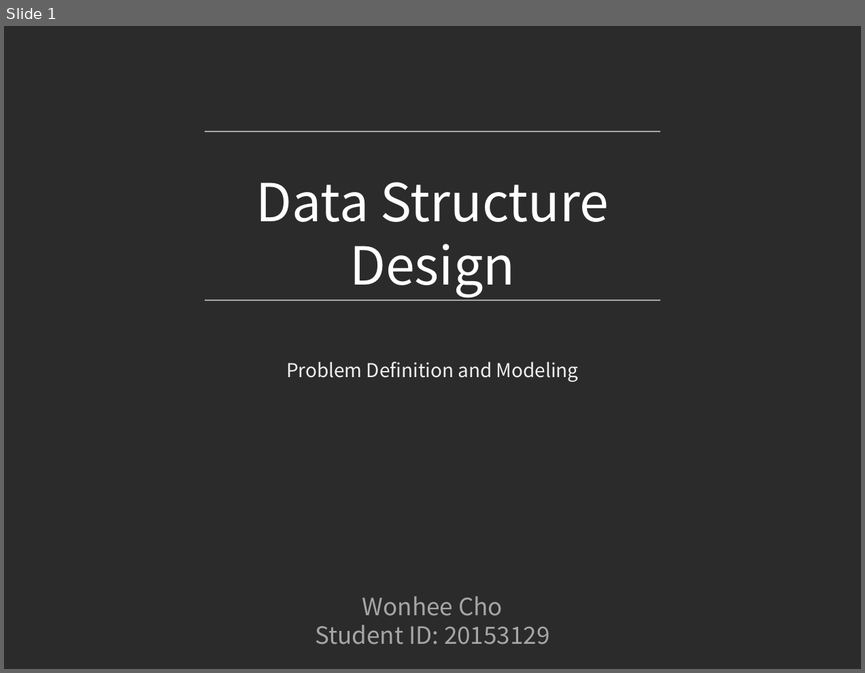
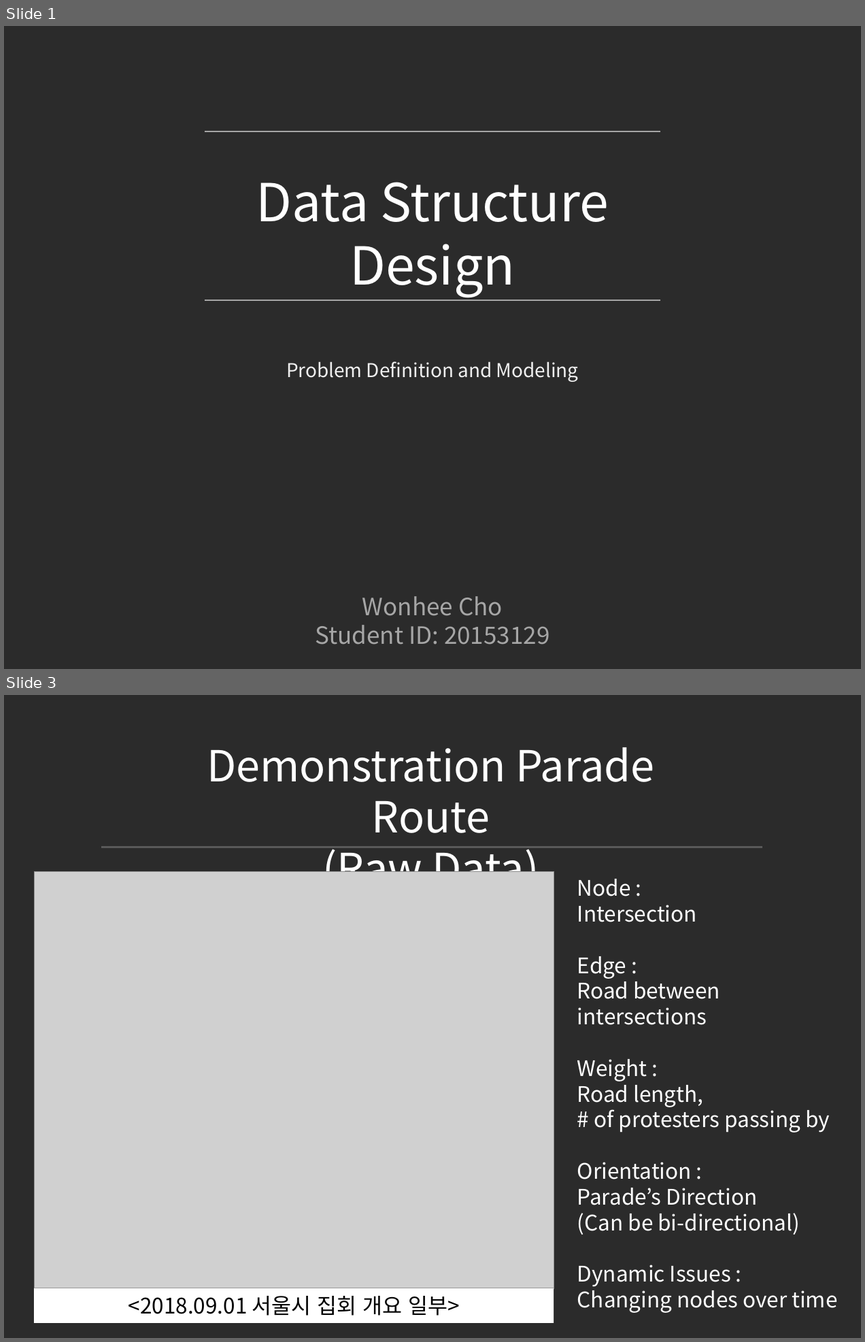
Before and after one commit to jowoni/Data-Structure-Design, a slide deck: Dynamic Graphs/Dynamic Graphs.pptx. Shown one above the other, each under a label of ours: slide 1 before the commit, slides 1 and 3 after it; the slides between them are not shown. The pictures are 865x673 and 865x1342 pixels, drawn with LibreOffice and Linux fonts; fonts in the diff are those of the drawing; grey boxes stand for pictures; background and template pictures are left out; a plain dark background stands for a picture behind light text. Boxes give left, top, right and bottom in pixels: in the first picture for what was removed or moved away, otherwise in the second. Text is boxed around its words. In the diff, an @@ line names an element or a change of style, - is before the commit and + after.

```diff
--- a/Dynamic Graphs/Dynamic Graphs.pptx
+++ b/Dynamic Graphs/Dynamic Graphs.pptx
@@ slide 3 added at bbox=[4, 695, 861, 1338], background picture (left out) @@
@@ text added at bbox=[207, 747, 654, 872], 36 pt, text #FFFFFF @@
+Demonstration Parade Route
+(Raw Data)
@@ line added from (102, 847) to (762, 847), #595959 2 pt @@
@@ picture added at bbox=[34, 872, 553, 1288] @@
@@ text added at bbox=[577, 879, 837, 1312], 18 pt, text #FFFFFF @@
+Node :
+Intersection
+Edge :
+Road between intersections
+Weight :
+Road length,
+# of protesters passing by
+Orientation :
+Parade’s Direction
+(Can be bi-directional)
+Dynamic Issues :
+Changing nodes over time
@@ rectangle added at bbox=[34, 1288, 553, 1322], fill #FFFFFF, 18 pt, text #000000 @@
+<2018.09.01 서울시 집회 개요 일부>
```
Also in this commit, not shown: 3 slides changed, 2 other slides added, 8 slides removed, 1 other file.
